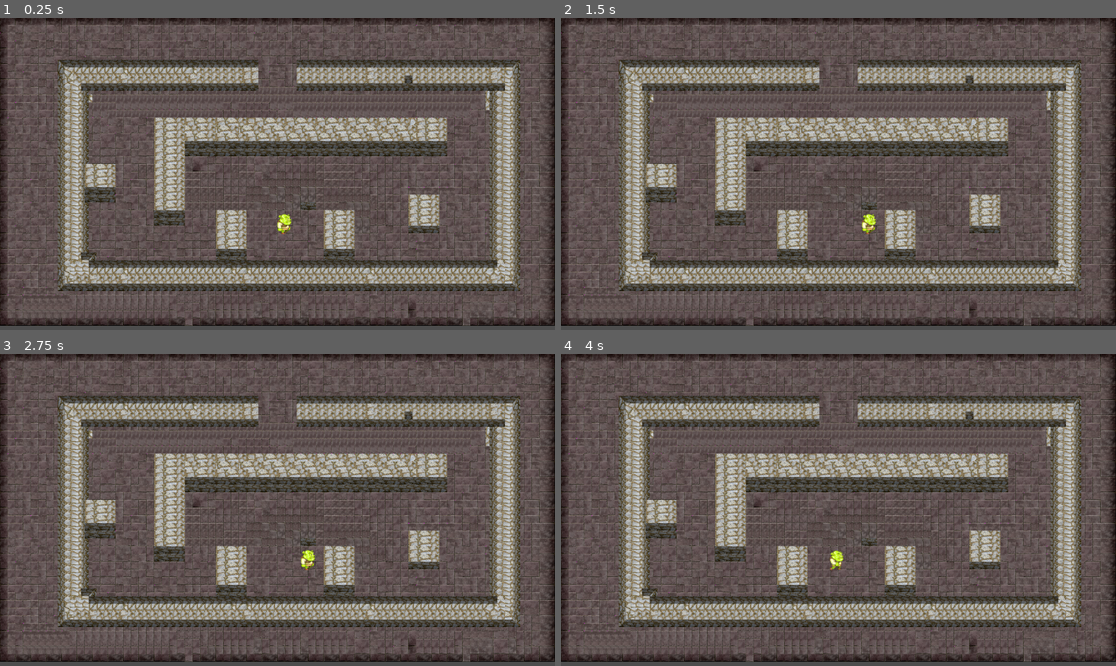
Above: before the commit, frames 1-4 (two rows, left to right).
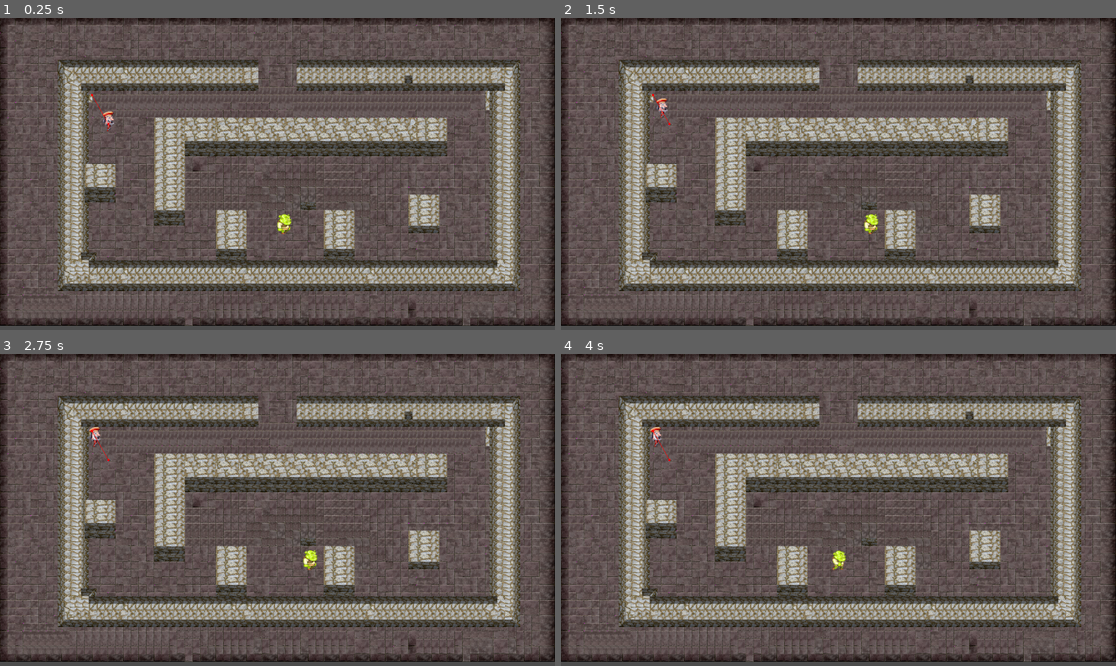
Above: after the commit, the same moments.

Repository: CarlJMcGee/jack-and-nic-very-cool-game-studio
Game: Godot game, scene res://ShrekRetold/Level/shreklevel_1.tscn
Two runs of this game, one before a commit and one after it. Both use one fixed random seed, a clock stepped at 60 frames per second and the inputs below. This scene is started directly instead of the project's main scene.
Inputs (mouse positions are in pixels of both pictures, inside the frame that each line leads up to):
- Up to frame 1 (0.25 s): no input
- Up to frame 2 (1.5 s): tap Enter at 0.5 s; move the mouse to (960, 158) at 0.52 s; hold Right (move_right) 0.53-1.25 s; click (960, 158) at 0.67 s; drag from (727, 189) to (838, 52) at 1.27 s
- Up to frame 3 (2.75 s): move the mouse to (333, 441) at 2.02 s; hold Right (move_right) from 2.03 s (still down)
- Up to frame 4 (4 s): release Right (move_right) at 2.75 s; drag from (810, 572) to (672, 463) at 2.77 s; tap Space at 3.5 s; move the mouse to (1005, 556) at 3.52 s; hold Left (move_left) from 3.53 s (still down)

The runs differ from the first frame. In frame 1, less than 0.1% of the frame differs, in the area x 16-21%, y 24-37%; in frame 2, 0.2%; in frame 3, 0.2%, in the area x 16-58%, y 23-70%; in frame 4, 0.2%.
Error after the commit: Invalid access to property or key 'global_position' on a base object of type 'Nil'. (res://ShrekRetold/Level/EnemyFarq.gd:5)

Commit message:
Set up Pathfinding not working yet

Diff:
--- /dev/null
+++ b/Shit Screen The Game/ShrekRetold/Level/EnemyFarq.gd
@@ -0,0 +1,36 @@
+extends CharacterBody2D
+@export var move_speed := 25
+@export var move_target: Marker2D
+@export var nav_agent: NavigationAgent2D
+var movement_target_position: Vector2 = move_target.global_position
+
+func _ready():
+	nav_agent.path_desired_distance = 4.0
+	nav_agent.target_desired_distance = 4.0
+
+	call_deferred("actor_setup")
+
+
+
+func actor_setup():
+	await get_tree().physics_frame
+	set_movement_target(movement_target_position)
+
+func set_movement_target(movement_target: Vector2):
+	nav_agent.target_position = movement_target_position
+
+
+func _physics_process(_delta):
+	if nav_agent.is_navigation_finished():
+		return
+
+	var current_agent_position: Vector2 = global_position
+	var next_path_position: Vector2 = nav_agent.get_next_path_position()
+
+	var new_velocity: Vector2 = next_path_position - current_agent_position
+
+	new_velocity = new_velocity.normalized()
+	new_velocity = new_velocity * move_speed
+	velocity = new_velocity
+
+	move_and_slide()
--- a/Shit Screen The Game/ShrekRetold/Level/EnemyFarq.tscn
+++ b/Shit Screen The Game/ShrekRetold/Level/EnemyFarq.tscn
@@ -1,5 +1,6 @@
-[gd_scene load_steps=6 format=3 uid="uid://js78jm3lk35e"]
+[gd_scene load_steps=7 format=3 uid="uid://js78jm3lk35e"]
 
+[ext_resource type="Script" path="res://ShrekRetold/Level/EnemyFarq.gd" id="1_ts3nh"]
 [ext_resource type="Texture2D" uid="uid://bcqhd4qnq8kg7" path="res://ShrekRetold/Art/EnemyFarq.png" id="1_uv2n1"]
 
 [sub_resource type="RectangleShape2D" id="RectangleShape2D_6jt4u"]
@@ -43,11 +44,10 @@
 "RESET": SubResource("Animation_7tfx8")
 }
 
-[node name="Node2D" type="Node2D"]
+[node name="Farq" type="CharacterBody2D"]
+script = ExtResource("1_ts3nh")
 
-[node name="CharacterBody2D" type="CharacterBody2D" parent="."]
-
-[node name="CollisionShape2D" type="CollisionShape2D" parent="CharacterBody2D"]
+[node name="CollisionShape2D" type="CollisionShape2D" parent="."]
 position = Vector2(3, -0.5)
 shape = SubResource("RectangleShape2D_6jt4u")
 
--- a/Shit Screen The Game/ShrekRetold/Level/Shrek_retold_test.tscn
+++ b/Shit Screen The Game/ShrekRetold/Level/Shrek_retold_test.tscn
@@ -42,7 +42,7 @@
 }
 
 [sub_resource type="RectangleShape2D" id="RectangleShape2D_wsrmx"]
-size = Vector2(60, 50)
+size = Vector2(55, 48)
 
 [node name="Shrek" type="CharacterBody2D"]
 script = ExtResource("1_ydudo")
@@ -60,5 +60,5 @@
 }
 
 [node name="CollisionShape2D" type="CollisionShape2D" parent="."]
-position = Vector2(4, -5)
+position = Vector2(1.5, -4)
 shape = SubResource("RectangleShape2D_wsrmx")
--- a/Shit Screen The Game/ShrekRetold/Level/shreklevel_1.tscn
+++ b/Shit Screen The Game/ShrekRetold/Level/shreklevel_1.tscn
@@ -1,10 +1,11 @@
-[gd_scene load_steps=10 format=3 uid="uid://bwhemx0amhv67"]
+[gd_scene load_steps=11 format=3 uid="uid://bwhemx0amhv67"]
 
 [ext_resource type="PackedScene" uid="uid://d10xm5jo3rw3f" path="res://ShrekRetold/Level/Learntile.tscn" id="1_1j47i"]
 [ext_resource type="Script" path="res://ShrekRetold/Level/shreklevel_1.gd" id="1_xwci8"]
 [ext_resource type="PackedScene" uid="uid://cvuq8lv1a014r" path="res://ShrekRetold/Level/Shrek_retold_test.tscn" id="2_umu08"]
 [ext_resource type="Texture2D" uid="uid://bis31a3v0lcvh" path="res://ShrekRetold/Art/Wall - Stone 1 64x64.png" id="4_2u7cm"]
 [ext_resource type="Texture2D" uid="uid://c7g2goxa4peoh" path="res://ShrekRetold/Art/Wall - Stone 1 64x64_alpha.png" id="5_g0r5t"]
+[ext_resource type="PackedScene" uid="uid://js78jm3lk35e" path="res://ShrekRetold/Level/EnemyFarq.tscn" id="6_0lkub"]
 
 [sub_resource type="TileSetAtlasSource" id="TileSetAtlasSource_lljn1"]
 texture = ExtResource("4_2u7cm")
@@ -794,4 +795,15 @@
 position = Vector2(575, 70.5)
 shape = SubResource("RectangleShape2D_kvvry")
 
+[node name="Farq" parent="." node_paths=PackedStringArray("move_target", "nav_agent") instance=ExtResource("6_0lkub")]
+position = Vector2(225, 221)
+move_target = NodePath("../NavTarget")
+nav_agent = NodePath("NavigationAgent2D2")
+
+[node name="NavigationAgent2D2" type="NavigationAgent2D" parent="Farq"]
+debug_enabled = true
+
+[node name="NavTarget" type="Marker2D" parent="."]
+position = Vector2(546, 458)
+
 [connection signal="body_entered" from="Exit" to="." method="_on_exit_body_entered"]
